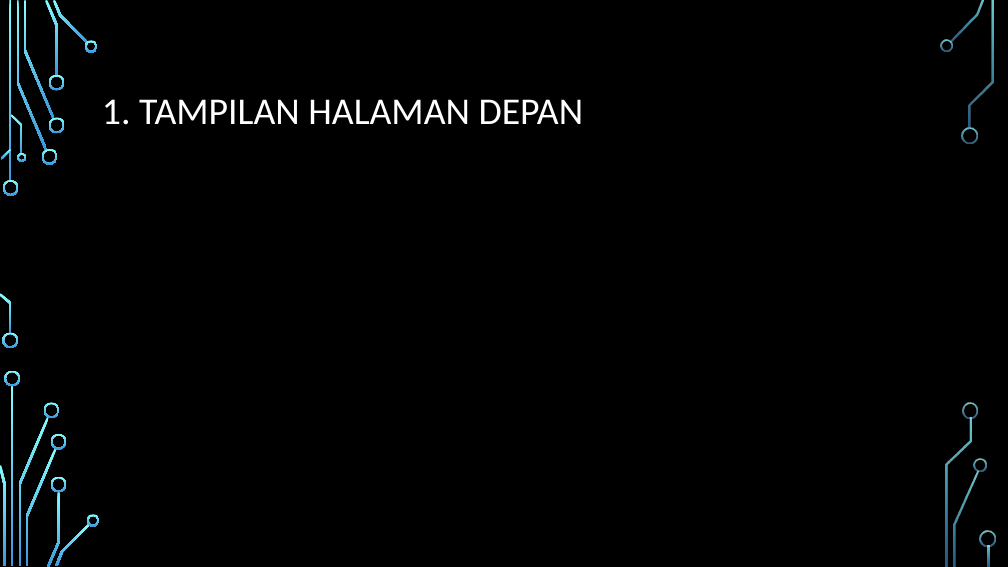
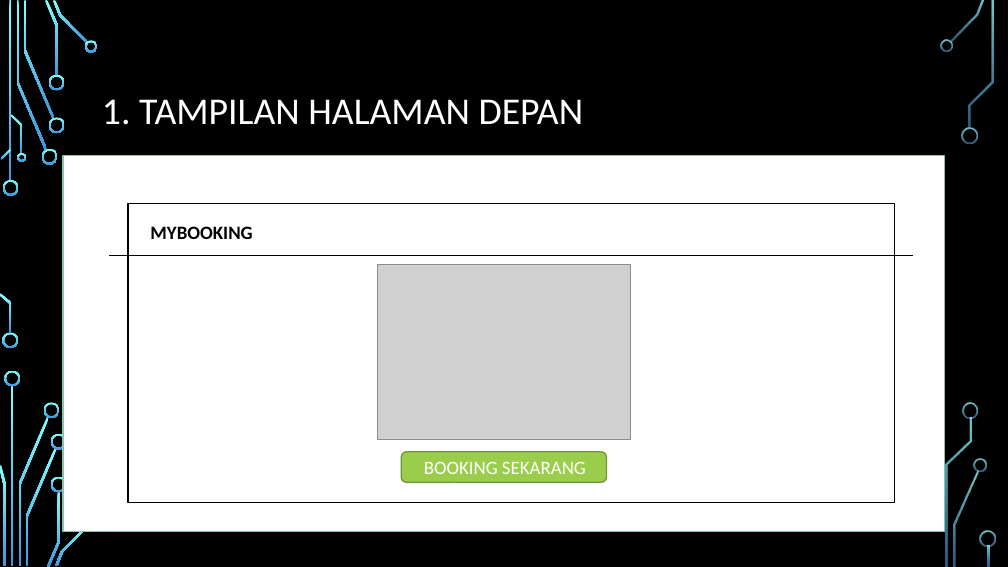
Before and after one commit to ilham513/mybooking, a slide deck: slide 2 of desain aplikasi my booking.pptx. Drawn at 1008x567 pixels with LibreOffice and Linux fonts; fonts in the diff are those of the drawing; grey boxes stand for pictures; background and template pictures are left out. Boxes give left, top, right and bottom in pixels: in the first picture for what was removed or moved away, otherwise in the second. Text is boxed around its words. In the diff, an @@ line names an element or a change of style, - is before the commit and + after.

```diff
--- a/desain aplikasi my booking.pptx
+++ b/desain aplikasi my booking.pptx
@@ rectangle added at box(63, 156, 944, 532), fill #FFFFFF, outline #8AC4A7 1.25 pt @@
@@ rectangle added at box(128, 203, 895, 502), fill #FFFFFF, outline #000000 1.25 pt @@
@@ text added at box(150, 226, 252, 239), 18 pt, text #000000, bold @@
+MYBOOKING
@@ line added from (110, 256) to (913, 256), #000000 0.75 pt @@
@@ picture added at box(378, 265, 631, 440) @@
@@ rounded rectangle added at box(402, 452, 606, 482), fill #9ACD4C, outline #729838 1.25 pt @@
@@ text added at box(424, 461, 586, 474), 18 pt, text #FFFFFF @@
+BOOKING SEKARANG
@@ freeform shape removed at box(87, 514, 100, 526) @@
```
Also in this commit, not shown: 1 slide added.
